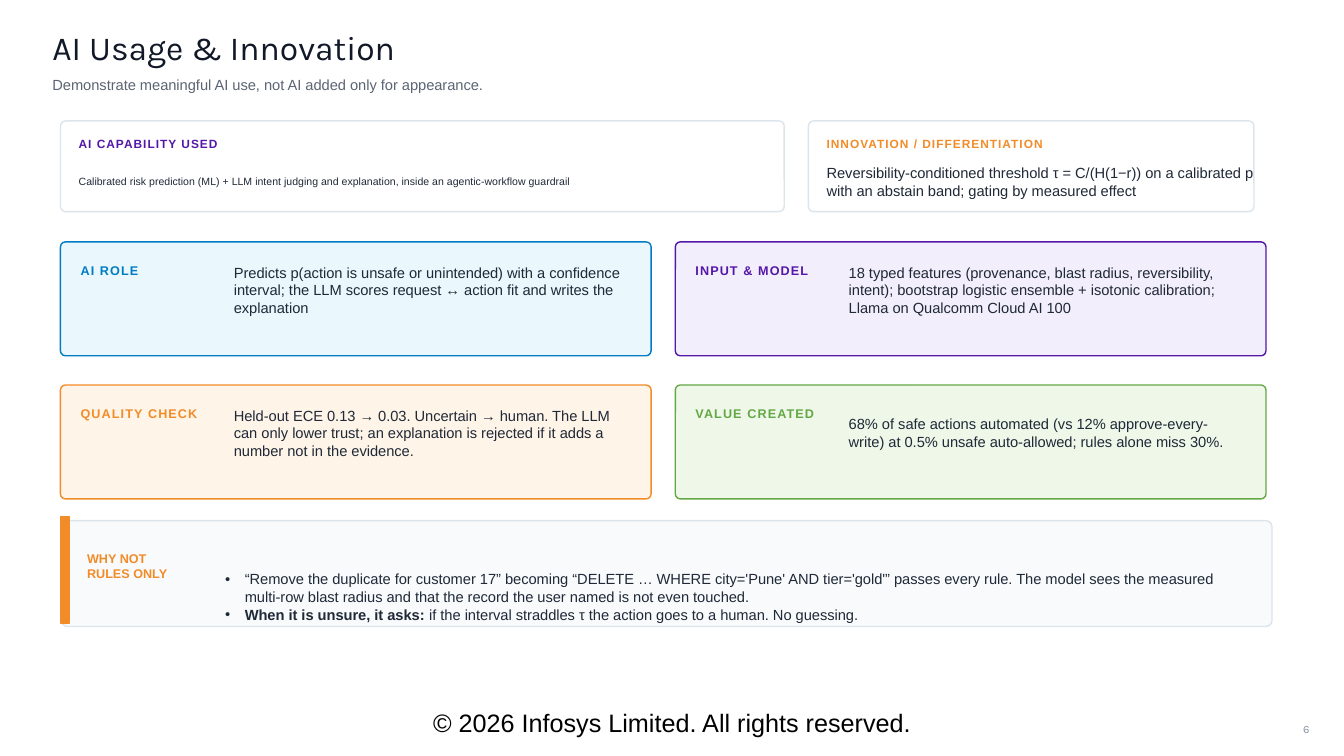
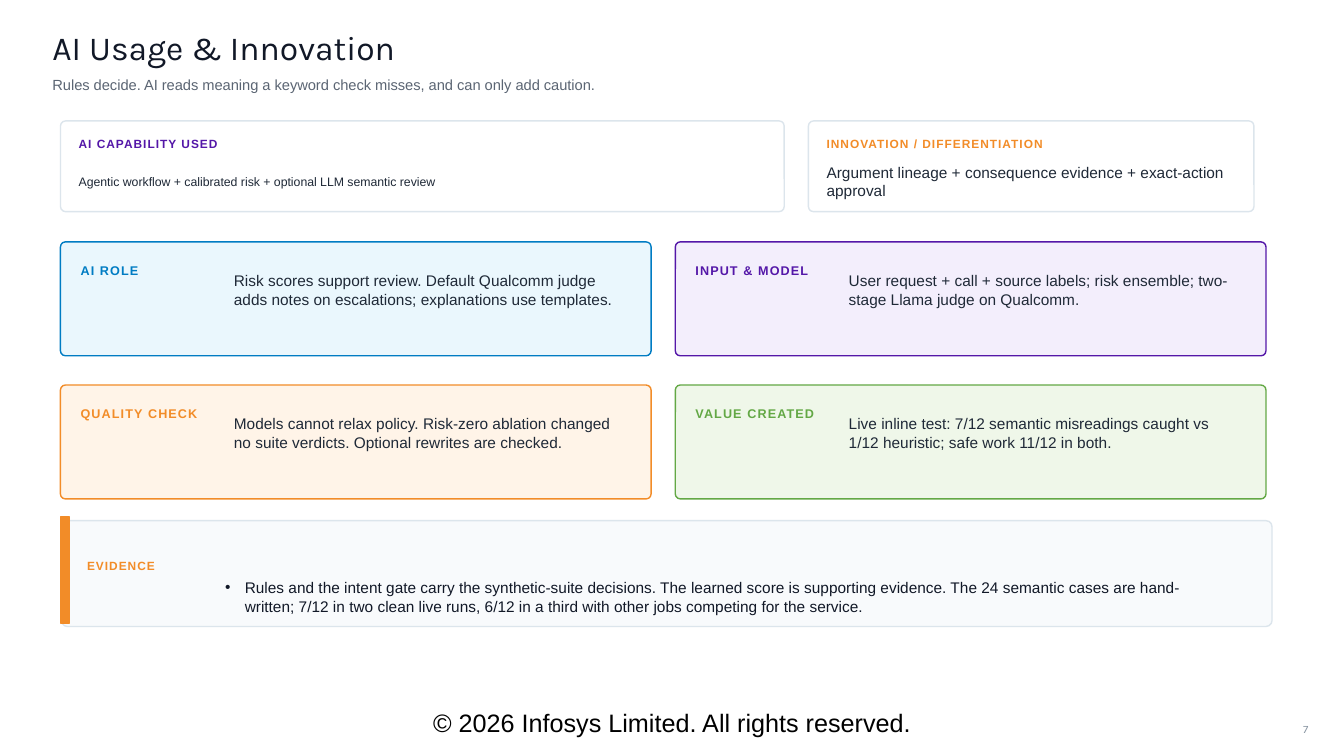
Before and after one commit to VismayHS/Kavach_Guardrail, a slide deck: slide 7 of deliverables/KAVACH_Solution_Deck.pptx (slide 6 before the commit). Drawn at 1344x756 pixels with LibreOffice and Linux fonts; fonts in the diff are those of the drawing; background and template pictures are left out. Boxes give left, top, right and bottom in pixels: in the first picture for what was removed or moved away, otherwise in the second. Text is boxed around its words. In the diff, an @@ line names an element or a change of style, - is before the commit and + after.

Commit message:
Solution deck: comparison, AgentOS and architecture slides, reference deck and validators

```diff
--- a/deliverables/KAVACH_Solution_Deck.pptx
+++ b/deliverables/KAVACH_Solution_Deck.pptx
@@ text at bbox=[52, 79, 595, 93]: text changed @@
-Demonstrate meaningful AI use, not AI added only for appearance.
+Rules decide. AI reads meaning a keyword check misses, and can only add caution.
@@ text at bbox=[79, 177, 435, 189]: text changed; size 7.5 to 8.8 pt @@
-Calibrated risk prediction (ML) + LLM intent judging and explanation, inside an agentic-workflow guardrail
+Agentic workflow + calibrated risk + optional LLM semantic review
@@ text at bbox=[827, 167, 1223, 199]: text changed; size 10.5 to 11 pt @@
-Reversibility-conditioned threshold τ = C/(H(1−r)) on a calibrated p with an abstain band; gating by measured effect
+Argument lineage + consequence evidence + exact-action approval
@@ text at bbox=[234, 275, 612, 308]: text changed; size 10.5 to 11 pt @@
-Predicts p(action is unsafe or unintended) with a confidence interval; the LLM scores request ↔ action fit and writes the explanation
+Risk scores support review. Default Qualcomm judge adds notes on escalations; explanations use templates.
@@ text at bbox=[849, 275, 1227, 308]: text changed; size 10.5 to 11 pt @@
-18 typed features (provenance, blast radius, reversibility, intent); bootstrap logistic ensemble + isotonic calibration; Llama on Qualcomm Cloud AI 100
+User request + call + source labels; risk ensemble; two-stage Llama judge on Qualcomm.
@@ text at bbox=[234, 418, 610, 451]: text changed; size 10.5 to 11 pt @@
-Held-out ECE 0.13 → 0.03. Uncertain → human. The LLM can only lower trust; an explanation is rejected if it adds a number not in the evidence.
+Models cannot relax policy. Risk-zero ablation changed no suite verdicts. Optional rewrites are checked.
@@ text at bbox=[849, 418, 1208, 450]: text changed; size 10.5 to 11 pt @@
-68% of safe actions automated (vs 12% approve-every-write) at 0.5% unsafe auto-allowed; rules alone miss 30%.
+Live inline test: 7/12 semantic misreadings caught vs 1/12 heuristic; safe work 11/12 in both.
@@ text removed at bbox=[905, 436, 938, 447] @@
-SUGGESTED TIME 0:45
@@ text at bbox=[87, 561, 155, 570]: text changed; size 9 to 8.5 pt @@
-WHY NOT RULES ONLY
+EVIDENCE
@@ text at bbox=[245, 582, 1179, 615]: text changed; size 10.5 to 11 pt; text colour #1F2937 to #111827 @@
-• “Remove the duplicate for customer 17” becoming “DELETE … WHERE city='Pune' AND tier='gold'” passes every rule. The model sees the measured multi-row blast radius and that the record the user named is not even touched.
-• When it is unsure, it asks: if the interval straddles τ the action goes to a human. No guessing.
+• Rules and the intent gate carry the synthetic-suite decisions. The learned score is supporting evidence. The 24 semantic cases are hand-written; 7/12 in two clean live runs, 6/12 in a third with other jobs competing for the service.
@@ page number at bbox=[1303, 726, 1308, 733]: text changed @@
-6
+7
```
Also in this commit, not shown: 6 other slides changed, 4 slides added, 8 slides removed, 29 other files.
